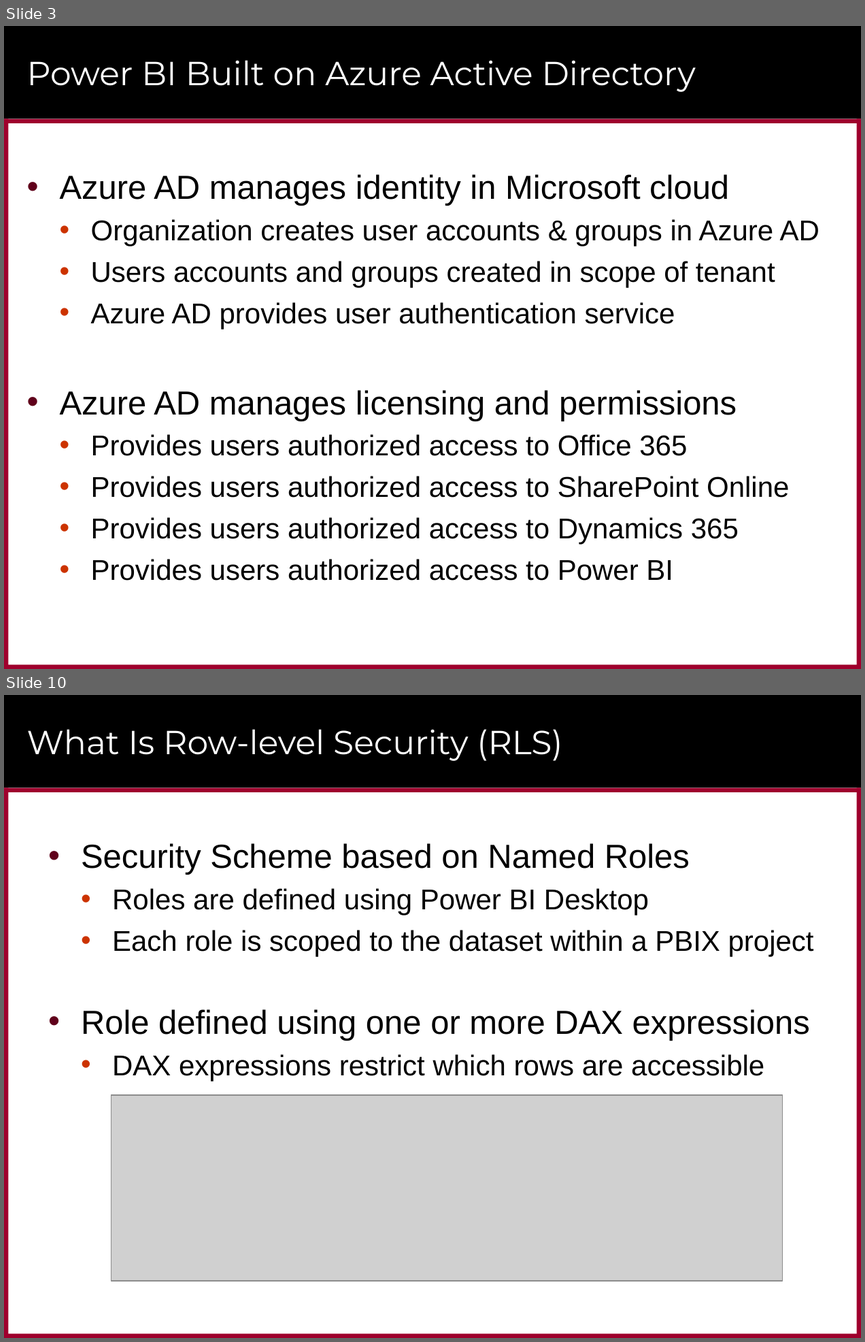
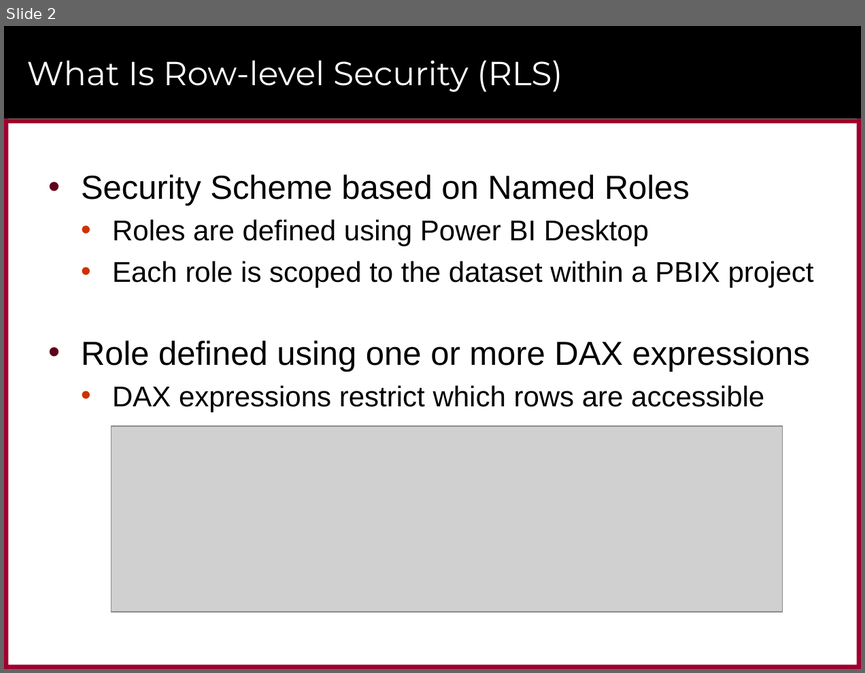
Before and after one commit to PowerBiDevCamp/Camp-Sessions, a slide deck: Presentations/Row Level Security.pptx. Shown one above the other, each under a label of ours: slides 3 and 10 before the commit, slide 2 after it; the slides between them are not shown. The pictures are 865x1342 and 865x673 pixels, drawn with LibreOffice and Linux fonts; fonts in the diff are those of the drawing; grey boxes stand for pictures; background and template pictures are left out. Boxes give left, top, right and bottom in pixels: in the first picture for what was removed or moved away, otherwise in the second. Text is boxed around its words. In the diff, an @@ line names an element or a change of style, - is before the commit and + after.

```diff
--- a/Presentations/Row Level Security.pptx
+++ b/Presentations/Row Level Security.pptx
@@ slide 3 removed at <box>4,26,861,669</box>, background #FFFFFF; not listed: 6 template elements that a slide beside it also shows @@
@@ title removed at <box>27,60,696,92</box> @@
-Power BI Built on Azure Active Directory
@@ text removed at <box>60,174,819,580</box> @@
-• Azure AD manages identity in Microsoft cloud
-  • Organization creates user accounts & groups in Azure AD
-  • Users accounts and groups created in scope of tenant
-  • Azure AD provides user authentication service
-• Azure AD manages licensing and permissions
-  • Provides users authorized access to Office 365
-  • Provides users authorized access to SharePoint Online
-  • Provides users authorized access to Dynamics 365
-  • Provides users authorized access to Power BI
@@ what was slide 10 is now slide 2 @@
```
Also in this commit, not shown: 6 slides changed, 3 slides added, 8 other slides removed, 3 other files.
